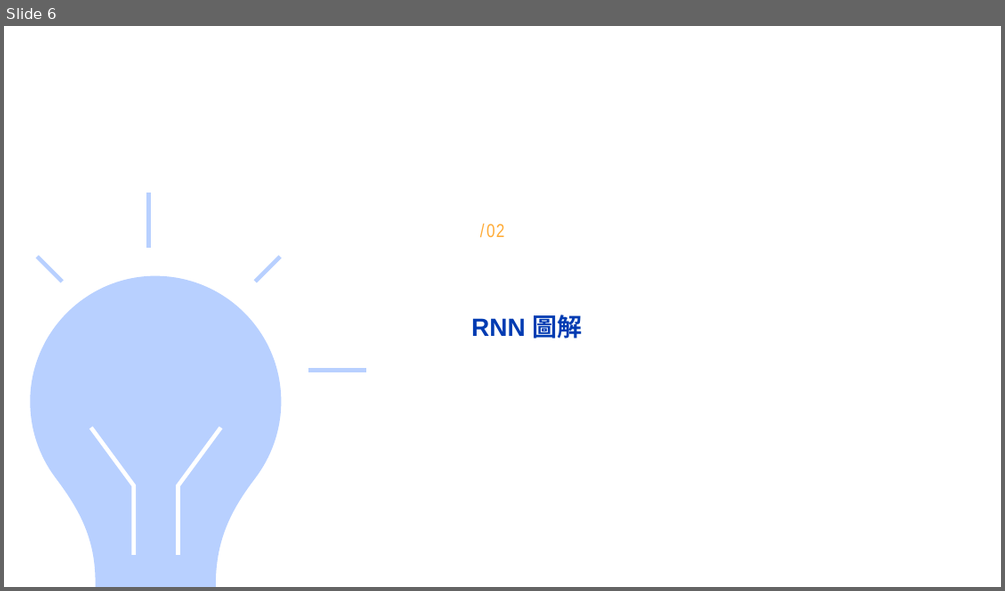
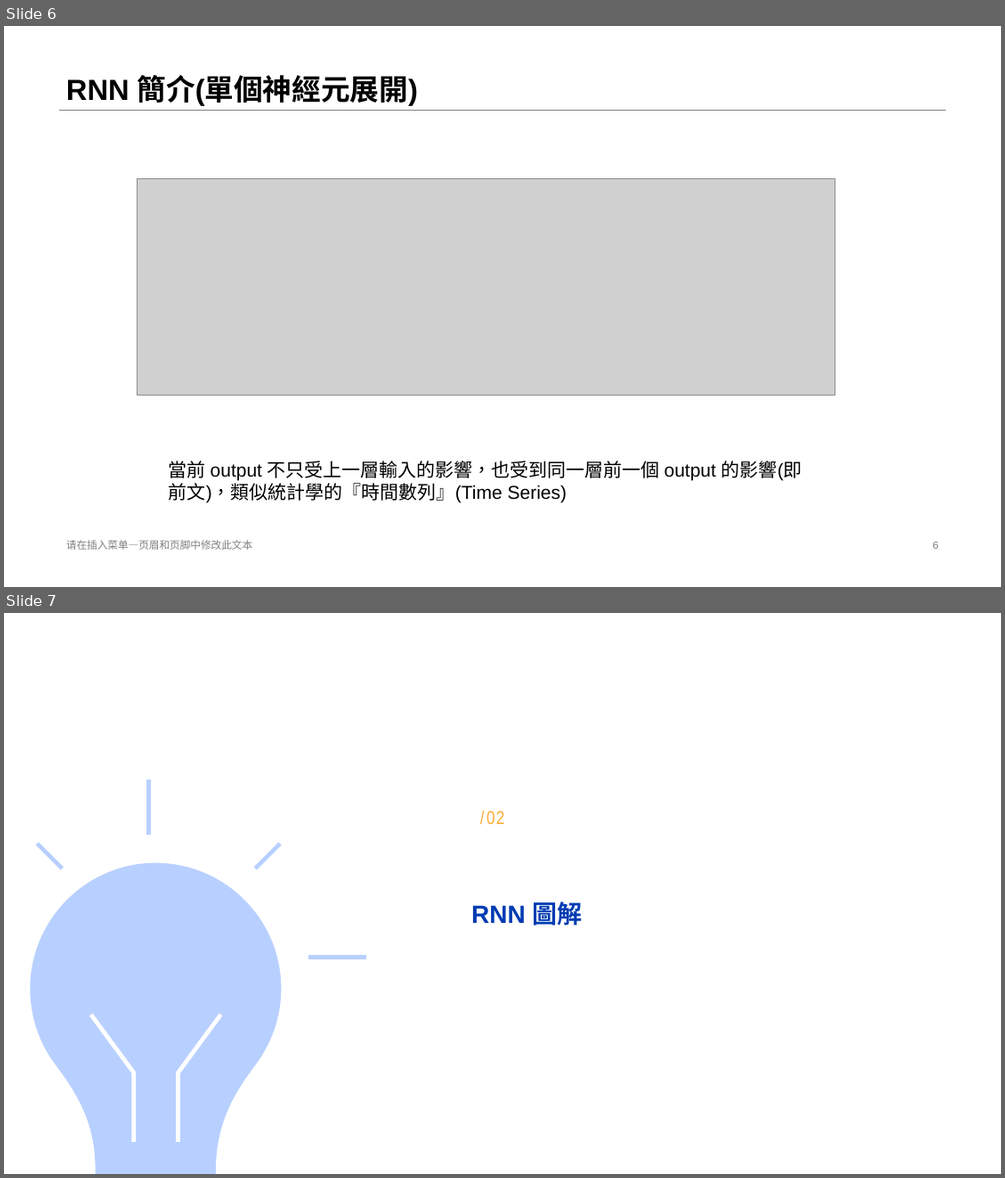
Before and after one commit to stereo720712/2020-11_2021-01_deep_learning_learn_report_record, a slide deck: 11_16_to_11_20_third/3.RNN.pptx. Shown one above the other, each under a label of ours: slide 6 before the commit, slides 6 and 7 after it. The pictures are 1005x591 and 1005x1178 pixels, drawn with LibreOffice and Linux fonts; fonts in the diff are those of the drawing; grey boxes stand for pictures. Boxes give left, top, right and bottom in pixels: in the first picture for what was removed or moved away, otherwise in the second. Text is boxed around its words. In the diff, an @@ line names an element or a change of style, - is before the commit and + after.

```diff
--- a/11_16_to_11_20_third/3.RNN.pptx
+++ b/11_16_to_11_20_third/3.RNN.pptx
@@ slide 6 added at bbox=[4, 26, 1001, 587], background #FFFFFF @@
@@ title added at bbox=[66, 75, 418, 106], 28 pt, text #000000, bold @@
+RNN 簡介(單個神經元展開)
@@ line added from (58, 110) to (947, 110), #808080 0.25 pt @@
@@ picture added at bbox=[138, 179, 834, 395] @@
@@ text added at bbox=[169, 460, 802, 503], 18 pt, text #000000 @@
+當前 output 不只受上一層輸入的影響，也受到同一層前一個 output 的影響(即前文)，類似統計學的『時間數列』(Time Series)
@@ text added at bbox=[66, 540, 252, 549], 10 pt, text #808080 @@
+请在插入菜单—页眉和页脚中修改此文本
@@ page number added at bbox=[932, 541, 938, 548], 10 pt, text #808080 @@
+6
@@ what was slide 6 is now slide 7 @@
```
Also in this commit, not shown: 1 slide changed, 1 other slide added, 4 other files.
